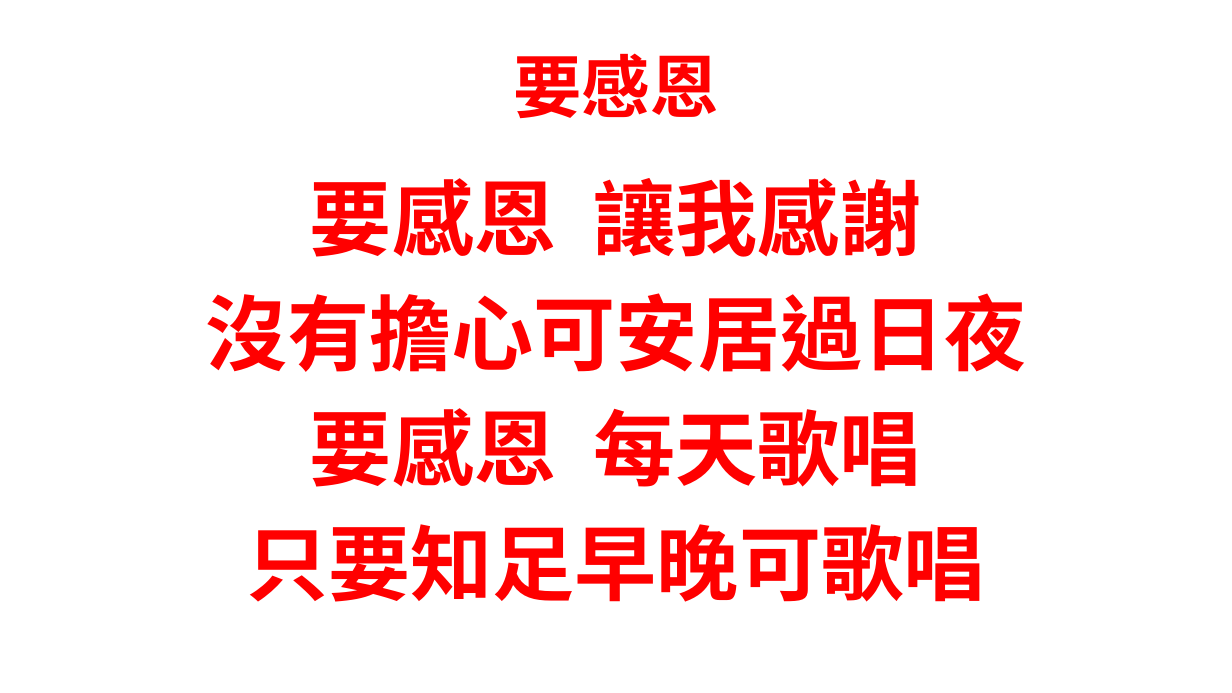
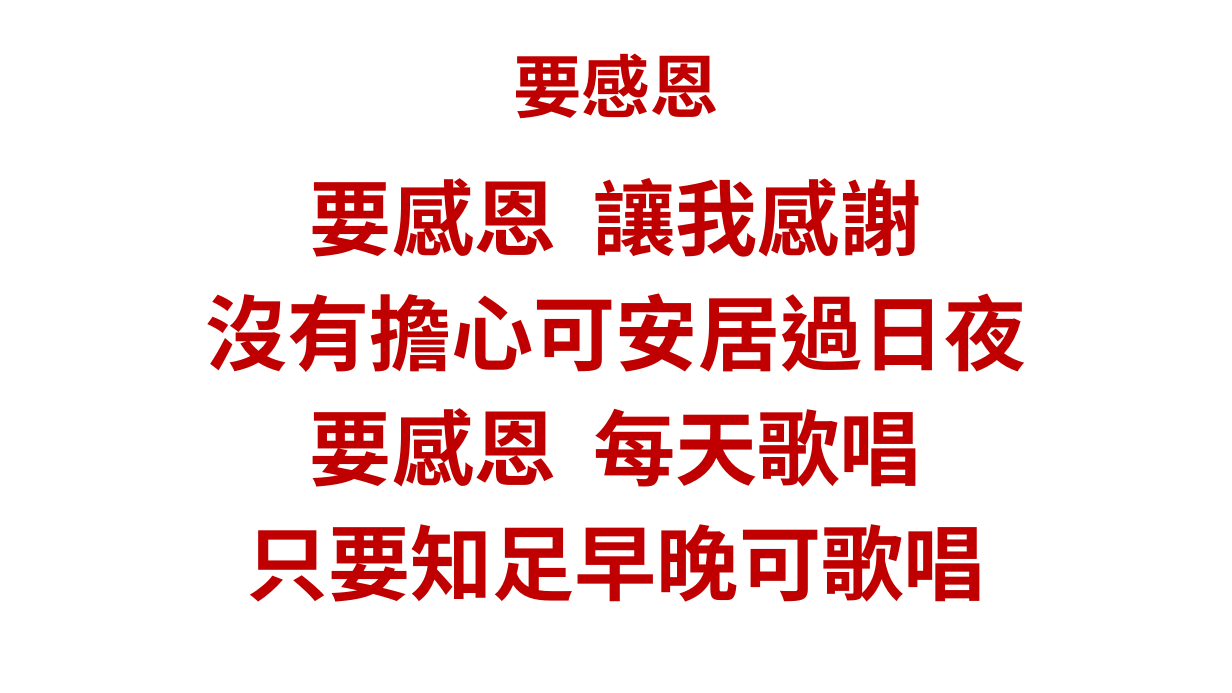
Before and after one commit to batisuoc/bible-school, a slide deck: slide 4 of 2019/11月.pptx. Drawn at 1232x693 pixels with LibreOffice and Linux fonts; fonts in the diff are those of the drawing; background and template pictures are left out. Boxes give left, top, right and bottom in pixels: in the first picture for what was removed or moved away, otherwise in the second. Text is boxed around its words. In the diff, an @@ line names an element or a change of style, - is before the commit and + after.

Commit message:
Update ppts

```diff
--- a/2019/11月.pptx
+++ b/2019/11月.pptx
@@ title "要感恩" at <box>513,53,718,119</box>: text colour #FF0000 to #C00000 @@
@@ text "要感恩 讓我感謝" at <box>205,178,1026,602</box>: text colour #FF0000 to #C00000 @@
```
Also in this commit, not shown: 3 other slides changed, 3 other files.
